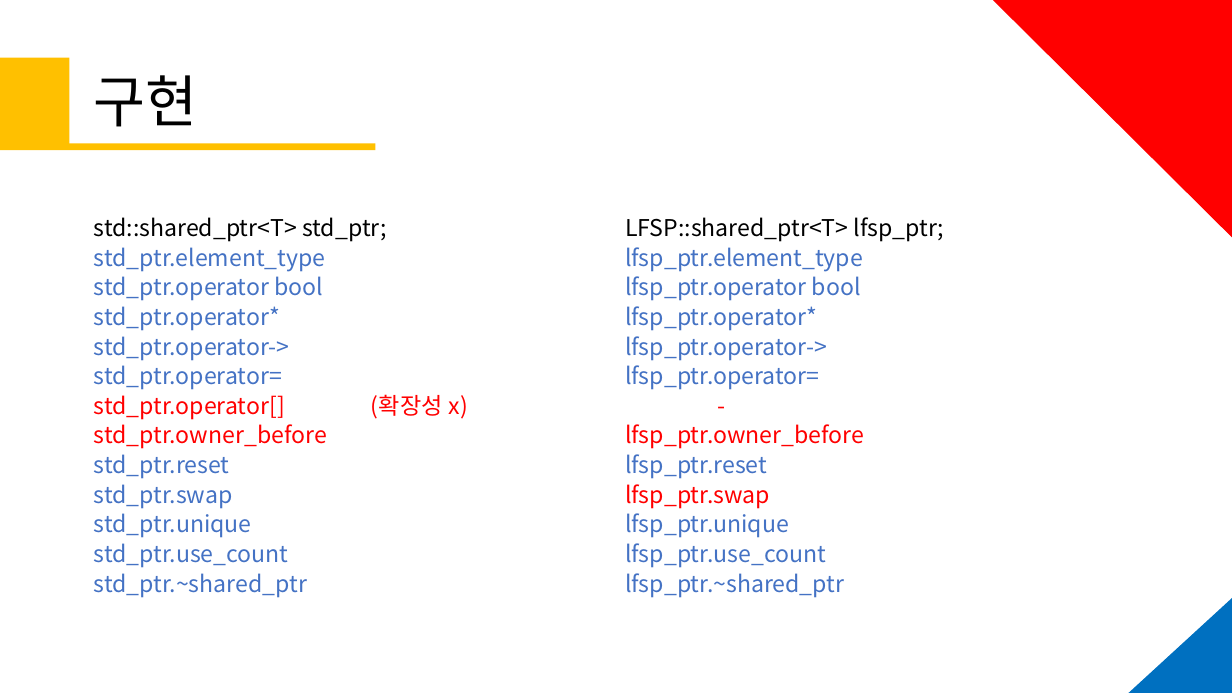
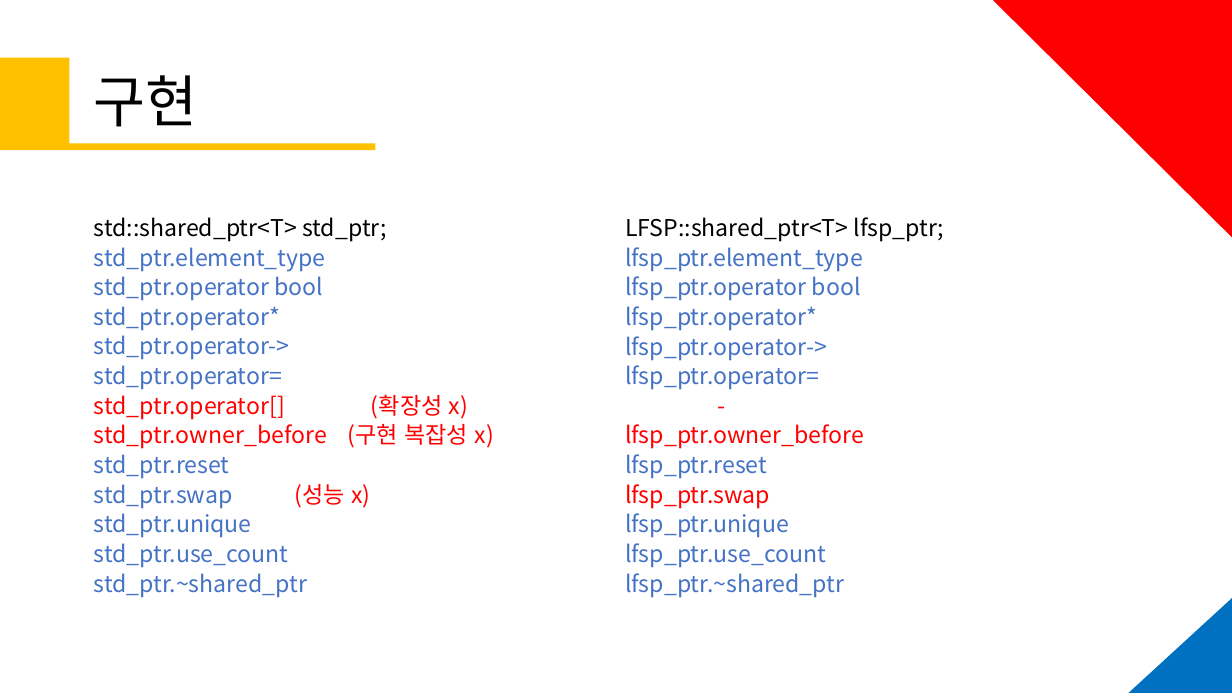
Before and after one commit to KU-t/1920-thesis, a slide deck: slide 8 of 학교 제출/졸업작품 최종발표/2014132002 구태균 최종발표_ver.01.pptx. Drawn at 1232x693 pixels with LibreOffice and Linux fonts; fonts in the diff are those of the drawing. Boxes give left, top, right and bottom in pixels: in the first picture for what was removed or moved away, otherwise in the second. Text is boxed around its words. In the diff, an @@ line names an element or a change of style, - is before the commit and + after.

```diff
--- a/학교 제출/졸업작품 최종발표/2014132002 구태균 최종발표_ver.01.pptx
+++ b/학교 제출/졸업작품 최종발표/2014132002 구태균 최종발표_ver.01.pptx
@@ text at box(94, 424, 494, 449): text changed @@
-std_ptr.owner_before
+std_ptr.owner_before (구현 복잡성 x)
@@ text at box(94, 484, 370, 508): text changed @@
-std_ptr.swap
+std_ptr.swap (성능 x)
```
Also in this commit, not shown: 4 other slides changed, 2 other files.
